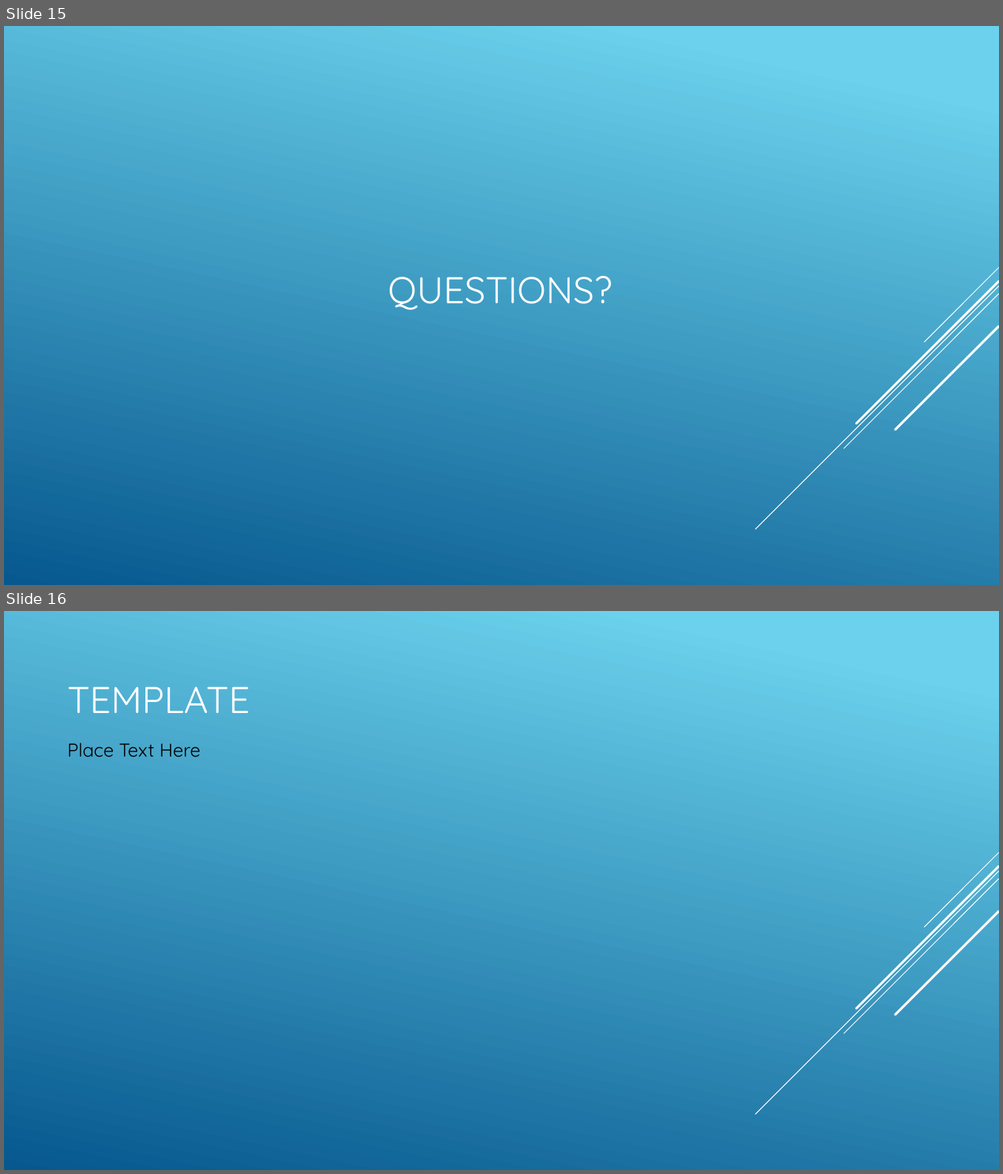
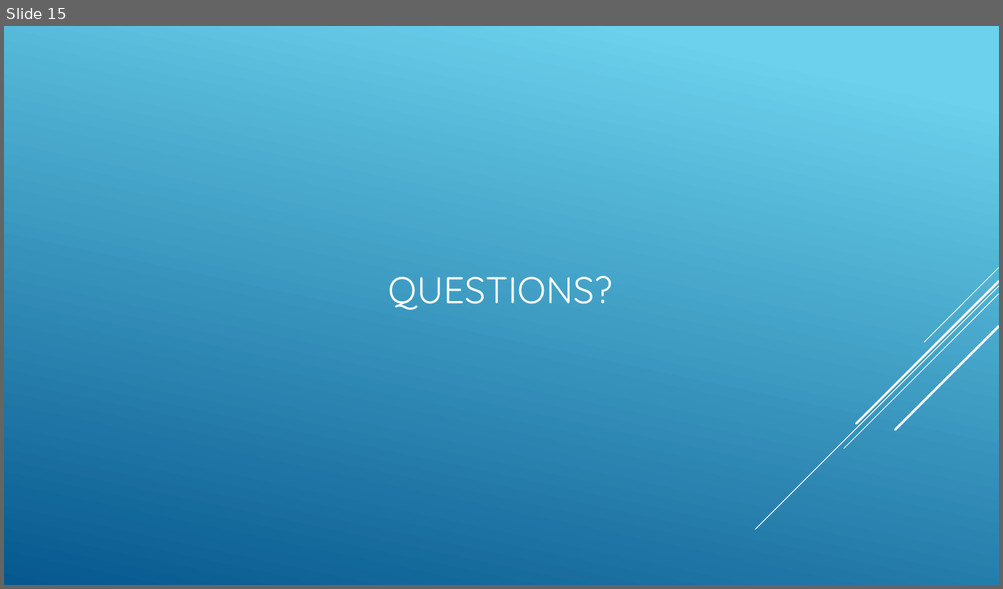
Before and after one commit to Bandelero/Covids-Effect-on-the-Stock-Market, a slide deck: Project1.pptx. Shown one above the other, each under a label of ours: slides 15 and 16 before the commit, slide 15 after it. The pictures are 1003x1174 and 1003x589 pixels, drawn with LibreOffice and Linux fonts; fonts in the diff are those of the drawing. Boxes give left, top, right and bottom in pixels: in the first picture for what was removed or moved away, otherwise in the second. Text is boxed around its words. In the diff, an @@ line names an element or a change of style, - is before the commit and + after.

```diff
--- a/Project1.pptx
+++ b/Project1.pptx
@@ slide 16 removed at (x1=4, y1=611, x2=999, y2=1170), background gradient #6ED2EB to #06588E; not listed: 5 template elements that a slide beside it also shows @@
@@ title removed at (x1=68, y1=686, x2=250, y2=713) @@
-TEMPLATE
@@ text removed at (x1=68, y1=743, x2=200, y2=758) @@
-Place Text Here
```
Also in this commit, not shown: 1 slide changed.
